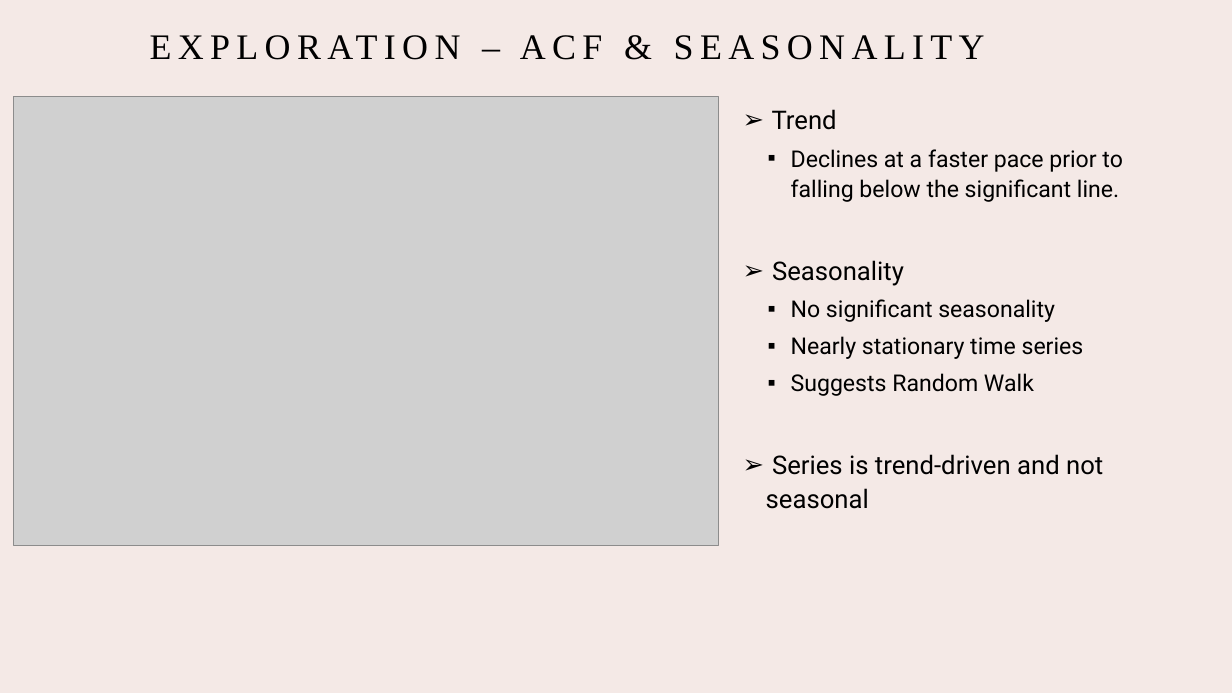
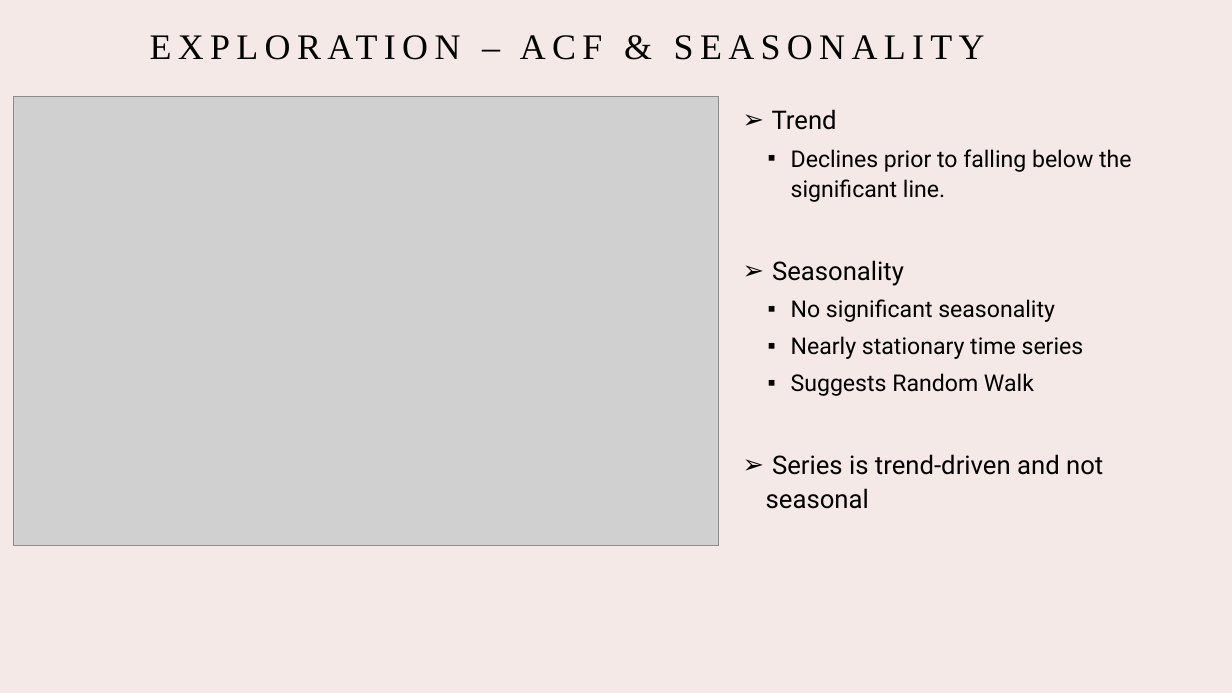
Before and after one commit to Dhruvi196/Business_Forecasting, a slide deck: slide 7 of Project/BusinessForecasting_Project.pptx. Drawn at 1232x693 pixels with LibreOffice and Linux fonts; fonts in the diff are those of the drawing; grey boxes stand for pictures. Boxes give left, top, right and bottom in pixels: in the first picture for what was removed or moved away, otherwise in the second. Text is boxed around its words. In the diff, an @@ line names an element or a change of style, - is before the commit and + after.

```diff
--- a/Project/BusinessForecasting_Project.pptx
+++ b/Project/BusinessForecasting_Project.pptx
@@ text at <box>791,149,1131,202</box>: text changed @@
-  ▪ Declines at a faster pace prior to falling below the significant line.
+  ▪ Declines prior to falling below the significant line.
```
Also in this commit, not shown: 6 other slides changed.
